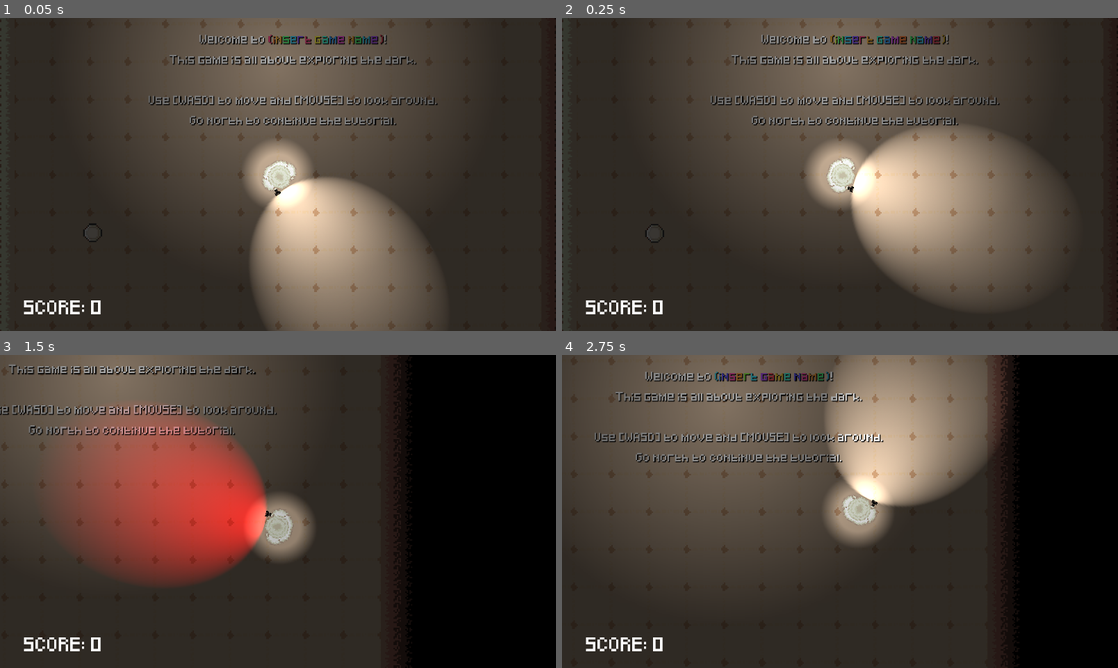
Above: before the commit, frames 1-4 (two rows, left to right).
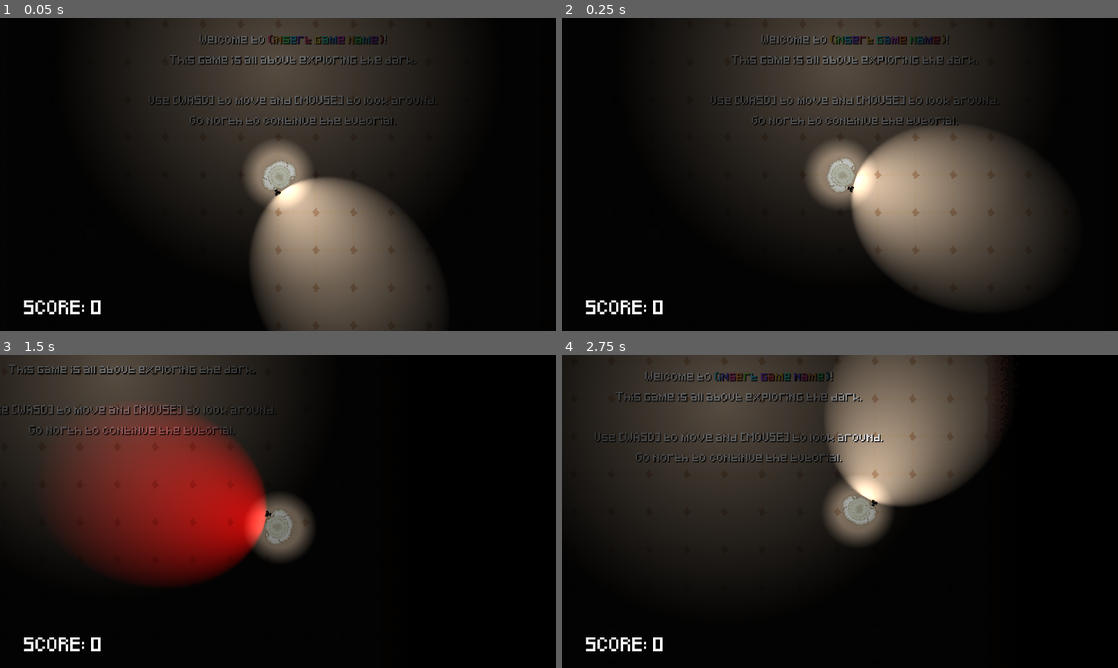
Above: after the commit, the same moments.

Repository: ToumaKamijou/Game-Making-A3
Game: Godot game, scene res://scenes/game_controller.tscn
Two runs of this game, one before a commit and one after it. Both use one fixed random seed, a clock stepped at 60 frames per second and the inputs below.
Inputs (mouse positions are in pixels of both pictures, inside the frame that each line leads up to):
- Up to frame 1 (0.05 s): no input
- Up to frame 2 (0.25 s): no input
- Up to frame 3 (1.5 s): tap Enter at 0.5 s; move the mouse to (400, 495) at 0.52 s; hold D (move_right) 0.53-1.28 s; hold Space (change_flash_color) 0.53-1.28 s; move the mouse to (166, 527) at 1.27 s; hold S (move_down) from 1.28 s (still down); tap F (interact) at 1.35 s
- Up to frame 4 (2.75 s): move the mouse to (895, 442) at 2.02 s; release S (move_down) at 2.03 s; hold D (move_right) from 2.03 s (still down); tap R at 2.1 s

The runs differ from the first frame. In frame 1, 99% of the frame differs, in the area x 0-100%, y 0-100%; in frame 2, 99%; in frame 3, 70%; in frame 4, 78%.

Commit message:
change laser light back to pointlight
I much prefer this older solution from Mirza still

Diff:
--- /dev/null
+++ b/a-3-game/assets/2D/textures/laser_old.tres
@@ -0,0 +1,10 @@
+[gd_resource type="GradientTexture2D" load_steps=2 format=3 uid="uid://cl2oshgxa4ewx"]
+
+[sub_resource type="Gradient" id="Gradient_laser"]
+offsets = PackedFloat32Array(0.29333332, 0.5, 0.70666665)
+colors = PackedColorArray(1, 1, 1, 0, 1, 1, 1, 1, 1, 1, 1, 0)
+
+[resource]
+gradient = SubResource("Gradient_laser")
+width = 256
+height = 512
--- a/a-3-game/scenes/2D/gameplay/laser.tscn
+++ b/a-3-game/scenes/2D/gameplay/laser.tscn
@@ -1,6 +1,7 @@
-[gd_scene load_steps=8 format=3 uid="uid://depk3jtuyivvh"]
+[gd_scene load_steps=9 format=3 uid="uid://depk3jtuyivvh"]
 
 [ext_resource type="Script" uid="uid://dx8tnk84rqcg8" path="res://scripts/2D/gameplay/laser.gd" id="1_2twl1"]
+[ext_resource type="Texture2D" uid="uid://cl2oshgxa4ewx" path="res://assets/2D/textures/laser_old.tres" id="2_wqsnv"]
 
 [sub_resource type="CanvasItemMaterial" id="CanvasItemMaterial_2twl1"]
 blend_mode = 1
@@ -25,7 +26,8 @@
 
 [sub_resource type="GradientTexture2D" id="GradientTexture2D_nm8xu"]
 gradient = SubResource("Gradient_wqsnv")
-fill_from = Vector2(1, 1)
+width = 512
+height = 256
 
 [node name="Laser" type="Node2D"]
 script = ExtResource("1_2twl1")
@@ -48,15 +50,13 @@
 texture = SubResource("GradientTexture2D_nm8xu")
 texture_mode = 2
 
-[node name="LightLine2D" type="Line2D" parent="Line2D"]
+[node name="LightLine2D" type="PointLight2D" parent="Line2D"]
 z_index = 9
 material = SubResource("CanvasItemMaterial_wqsnv")
-scale = Vector2(3.2000003, 1)
-points = PackedVector2Array(0, -1, 0, 42)
-width = 15.0
-default_color = Color(0.7058863, 0.70588684, 0.70588654, 1)
-texture = SubResource("GradientTexture2D_nm8xu")
-texture_mode = 2
+scale = Vector2(0.5, 1)
+energy = 0.5
+texture = ExtResource("2_wqsnv")
+offset = Vector2(0, 256)
 
 [node name="RayCastVisual" type="RayCast2D" parent="."]
 target_position = Vector2(0, 5000)
--- a/a-3-game/scenes/game_controller.tscn
+++ b/a-3-game/scenes/game_controller.tscn
@@ -22,7 +22,6 @@
 
 [node name="Fog" type="CanvasModulate" parent="ViewportMover"]
 script = ExtResource("2_rc0pn")
-_color = Color(0.24115604, 0.24115604, 0.24115601, 1)
 
 [node name="TutorialArea" parent="ViewportMover" instance=ExtResource("1_vc4nx")]
 metadata/_edit_lock_ = true
--- a/a-3-game/scripts/2D/gameplay/laser.gd
+++ b/a-3-game/scripts/2D/gameplay/laser.gd
@@ -4,7 +4,7 @@
 @onready var raycast: RayCast2D = $RayCastCollision
 @onready var visual: RayCast2D = $RayCastVisual
 @onready var line: Line2D = $Line2D
-@onready var light_line: Line2D = $Line2D/LightLine2D
+@onready var light_line: PointLight2D = $Line2D/LightLine2D
 @onready var color_line: Line2D = $Line2D/ColorLine2D
 
 var laser_color_enum: Global.LIGHT_COLOR = Global.LIGHT_COLOR.WHITE
@@ -33,7 +33,7 @@
 	else:
 		cast_point = visual.target_position
 	line.set_point_position(1, cast_point)
-	light_line.set_point_position(1, cast_point)
+	light_line.scale.y = cast_point.length() / 512
 	color_line.set_point_position(1, cast_point)
 
 	# Handle activating other objects
Not shown: 1 places in a-3-game/scenes/game_controller.tscn that only renumber resources
